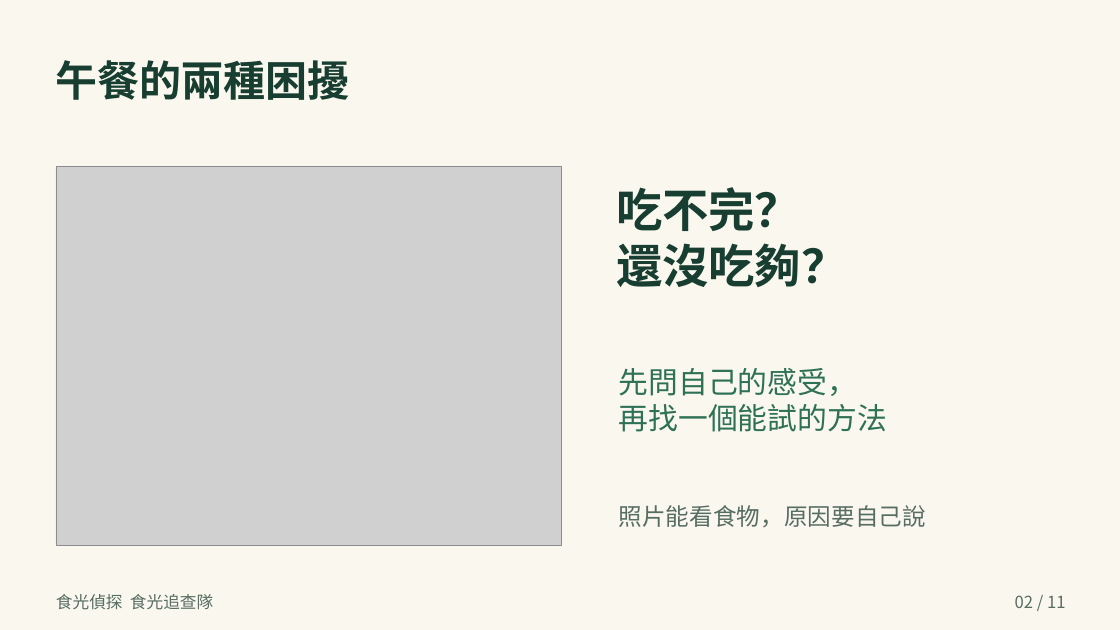
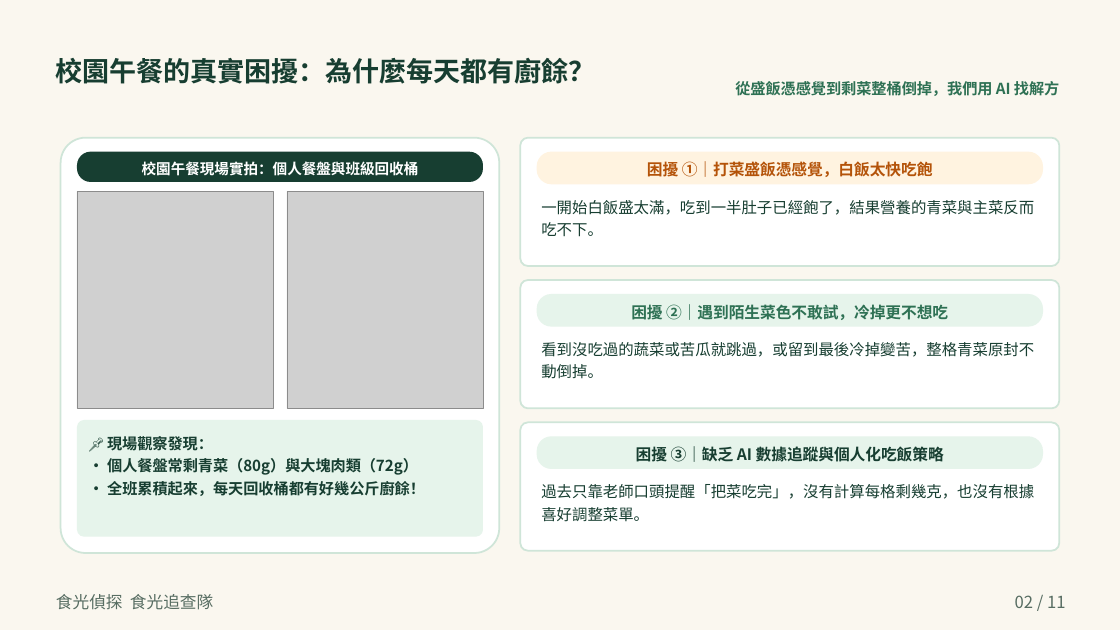
Before and after one commit to timdirty/taibei-student-explorers, a slide deck: slide 2 of slides/食光偵探_11頁學生簡報.pptx. Drawn at 1120x630 pixels with LibreOffice and Linux fonts; fonts in the diff are those of the drawing; grey boxes stand for pictures. Boxes give left, top, right and bottom in pixels: in the first picture for what was removed or moved away, otherwise in the second. Text is boxed around its words. In the diff, an @@ line names an element or a change of style, - is before the commit and + after.

```diff
--- a/slides/食光偵探_11頁學生簡報.pptx
+++ b/slides/食光偵探_11頁學生簡報.pptx
@@ text at box(56, 58, 596, 84): text changed; size 36 to 23.2 pt @@
-午餐的兩種困擾
+校園午餐的真實困擾：為什麼每天都有廚餘？
@@ text added at box(735, 81, 1059, 96), 13 pt, text #2E7154, bold @@
+從盛飯憑感覺到剩菜整桶倒掉，我們用 AI 找解方
@@ rounded rectangle added at box(60, 138, 499, 553), fill #FFFFFF, outline #CFE5D8 1.5 pt @@
@@ rounded rectangle added at box(520, 138, 1060, 266), fill #FFFFFF, outline #CFE5D8 1.5 pt @@
@@ picture removed at box(56, 166, 562, 545) @@
@@ rounded rectangle added at box(77, 152, 483, 182), fill #173E31 @@
@@ text added at box(142, 161, 419, 176), 12.5 pt, text #FFFFFF, bold @@
+校園午餐現場實拍：個人餐盤與班級回收桶
@@ rounded rectangle added at box(537, 152, 1044, 185), fill #FFF3E0 @@
@@ text added at box(647, 160, 933, 181), 13.5 pt, text #B45309, bold @@
+困擾 ①｜打菜盛飯憑感覺，白飯太快吃飽
@@ picture added at box(77, 192, 273, 408) @@
@@ picture added at box(287, 192, 483, 408) @@
@@ text added at box(541, 200, 1034, 237), 13.2 pt, text #173E31 @@
+一開始白飯盛太滿，吃到一半肚子已經飽了，結果營養的青菜與主菜反而吃不下。
@@ text removed at box(616, 187, 848, 287) @@
-吃不完？
-還沒吃夠？
@@ rounded rectangle added at box(520, 280, 1060, 408), fill #FFFFFF, outline #CFE5D8 1.5 pt @@
@@ rounded rectangle added at box(537, 294, 1044, 327), fill #E6F4EB @@
@@ text added at box(631, 302, 948, 323), 13.5 pt, text #2E7154, bold @@
+困擾 ②｜遇到陌生菜色不敢試，冷掉更不想吃
@@ text added at box(541, 342, 1034, 379), 13.2 pt, text #173E31 @@
+看到沒吃過的蔬菜或苦瓜就跳過，或留到最後冷掉變苦，整格青菜原封不動倒掉。
@@ text removed at box(619, 368, 887, 432) @@
-先問自己的感受，
-再找一個能試的方法
@@ rounded rectangle added at box(77, 420, 483, 537), fill #E6F4EB @@
@@ text added at box(107, 436, 425, 496), 13 pt, text #173E31, bold @@
+📌 現場觀察發現：
+• 個人餐盤常剩青菜（80g）與大塊肉類（72g）
+• 全班累積起來，每天回收桶都有好幾公斤廚餘！
@@ rounded rectangle added at box(520, 423, 1060, 551), fill #FFFFFF, outline #CFE5D8 1.5 pt @@
@@ rounded rectangle added at box(537, 436, 1044, 469), fill #E6F4EB @@
@@ text added at box(636, 444, 944, 465), 13.5 pt, text #173E31, bold @@
+困擾 ③｜缺乏 AI 數據追蹤與個人化吃飯策略
@@ text added at box(541, 484, 1034, 522), 13.2 pt, text #173E31 @@
+過去只靠老師口頭提醒「把菜吃完」，沒有計算每格剩幾克，也沒有根據喜好調整菜單。
@@ text removed at box(619, 505, 926, 527) @@
-照片能看食物，原因要自己說
```
Also in this commit, not shown: 9 other slides changed, 29 other files.
